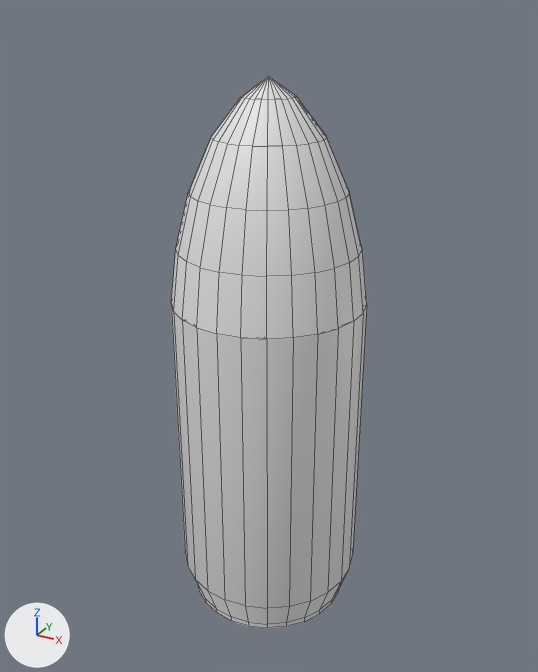
Two versions of the Blender file Assets/fairing.blend, one commit apart.
Both versions are drawn from a 50 mm lens placed at (2.42, -4.39, 3.04), pointed at (-0.02, 0.04, 0.82). The lights are fixed; the arrows at lower left show +X, +Y and +Z. Mesh edges are drawn as thin lines.

Objects in the first picture: 'cap', 'cap.001', 'fairings'.
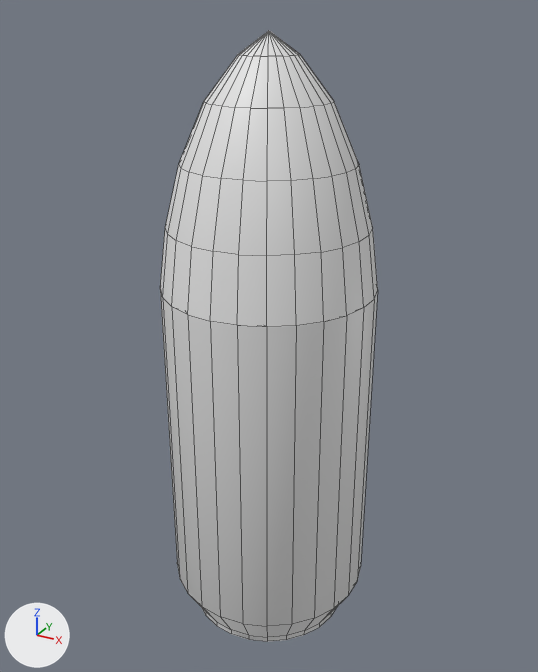
What differs and where, as boxes [x1, y1, x2, y2] in the pictures (538 x 672 px; the box of a moved part takes in the faces that stretch with it):
'fairings', reshaped (11% wider, 9% taller)
    before: [171, 305, 367, 628]
    after: [160, 290, 378, 642]
'cap', mesh rescaled, moved (12% wider, 12% taller)
    before: [217, 76, 367, 339]
    after: [210, 31, 378, 327]
'cap.001', mesh rescaled, moved (11% wider, 12% taller)
    before: [171, 76, 268, 334]
    after: [160, 31, 268, 321]
part 2 of me_cylinder_002, moved or reshaped
    before: [171, 76, 367, 339]
    after: [160, 31, 378, 327]

Edits to the bpy script that builds the scene:
```text
Change me_cylinder_005:
    used by ob_fairings; location = (0.0, 0.0, 0.0)
    remove me_cylinder_005.from_pydata(...)  # 132 vertices, 111 faces; spans x 0.0..0.69, y -0.7..0.7, z -1.36..1.12
    add me_cylinder_005.from_pydata(...)  # 132 vertices, 111 faces; spans x 0.0..0.76, y -0.77..0.77, z -1.5..1.24
    me_cylinder_005 part 1: 132 of 132 vertices moved; they spanned x 0.0..0.69, y -0.7..0.7, z -1.36..1.12 and now span x 0.0..0.76, y -0.77..0.77, z -1.5..1.24; mean shift (0.01, 0.0, -0.09); largest move (0.0, -0.62, -1.36) -> (0.0, -0.62, -1.5)
Change me_cylinder_002:
    where me_cylinder_002.from_pydata(...)  # 121 vertices, 120 faces; spans x -0.32..0.37, y -0.7..0.7, z -0.62..0.91
    used by ob_cap; parent = ob_fairings; location = (0.323, 0.0, 1.741)
    me_cylinder_002 part 2: the whole mesh is scaled about the mesh origin by 1.1
Change ob_cap:
    ob_cap.location: (0.323, 0.0, 1.741) -> (0.355, 0.0, 1.915)
Change ob_cap_001:
    ob_cap_001.location: (-0.323, 0.0, 1.741) -> (-0.355, 0.0, 1.915)
```
